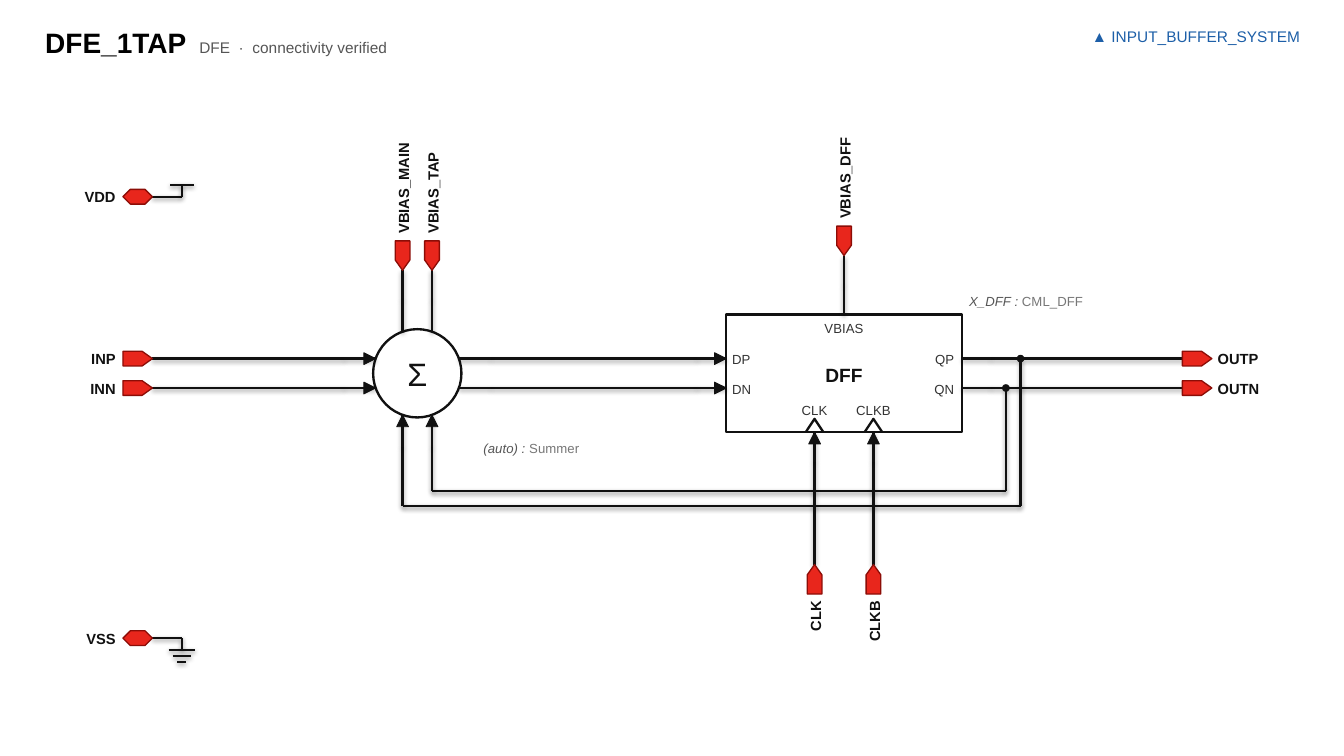
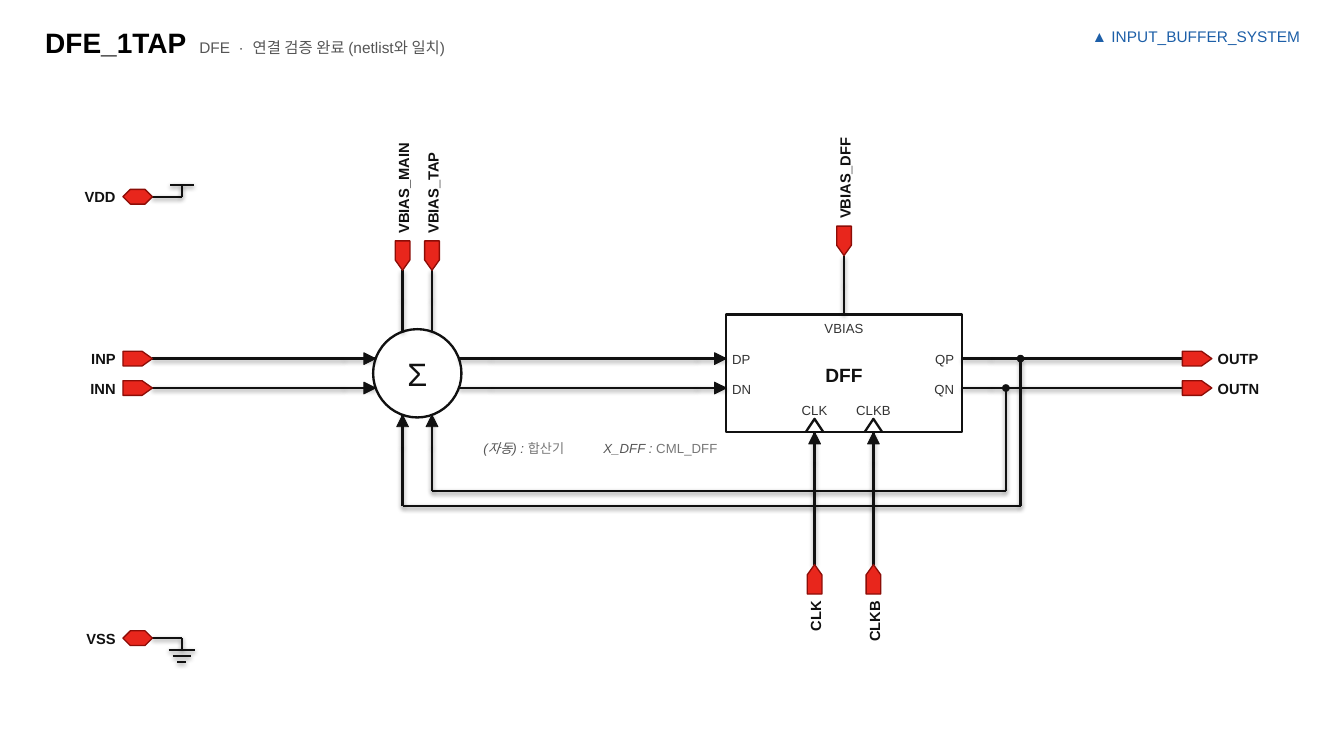
Before and after one commit to jmseo16/etf-dashboard, a slide deck: slide 3 of examples/input_buffer_system_schematic.pptx. Drawn at 1344x756 pixels with LibreOffice and Linux fonts; fonts in the diff are those of the drawing. Boxes give left, top, right and bottom in pixels: in the first picture for what was removed or moved away, otherwise in the second. Text is boxed around its words. In the diff, an @@ line names an element or a change of style, - is before the commit and + after.

```diff
--- a/examples/input_buffer_system_schematic.pptx
+++ b/examples/input_buffer_system_schematic.pptx
@@ text at (45, 33, 446, 57): text changed @@
-DFE_1TAP DFE · connectivity verified
+DFE_1TAP DFE · 연결 검증 완료 (netlist와 일치)
@@ text at (488, 442, 565, 456): text changed @@
-(auto) : Summer
+(자동) : 합산기
@@ text "X_DFF : CML_DFF": place and size @@
-text "X_DFF : CML_DFF" at (969, 297, 1083, 309)
+text "X_DFF : CML_DFF" at (603, 444, 717, 456)
@@ text "X_DFF : CML_DFF" at (603, 444, 717, 456): alignment left to right @@
```
Also in this commit, not shown: 5 other slides changed, 14 other files.
